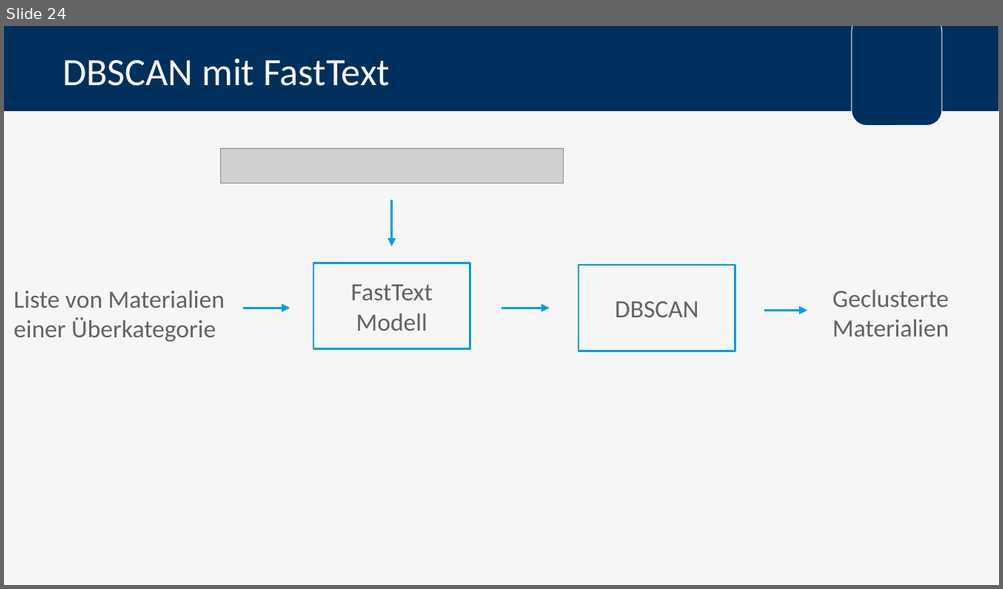
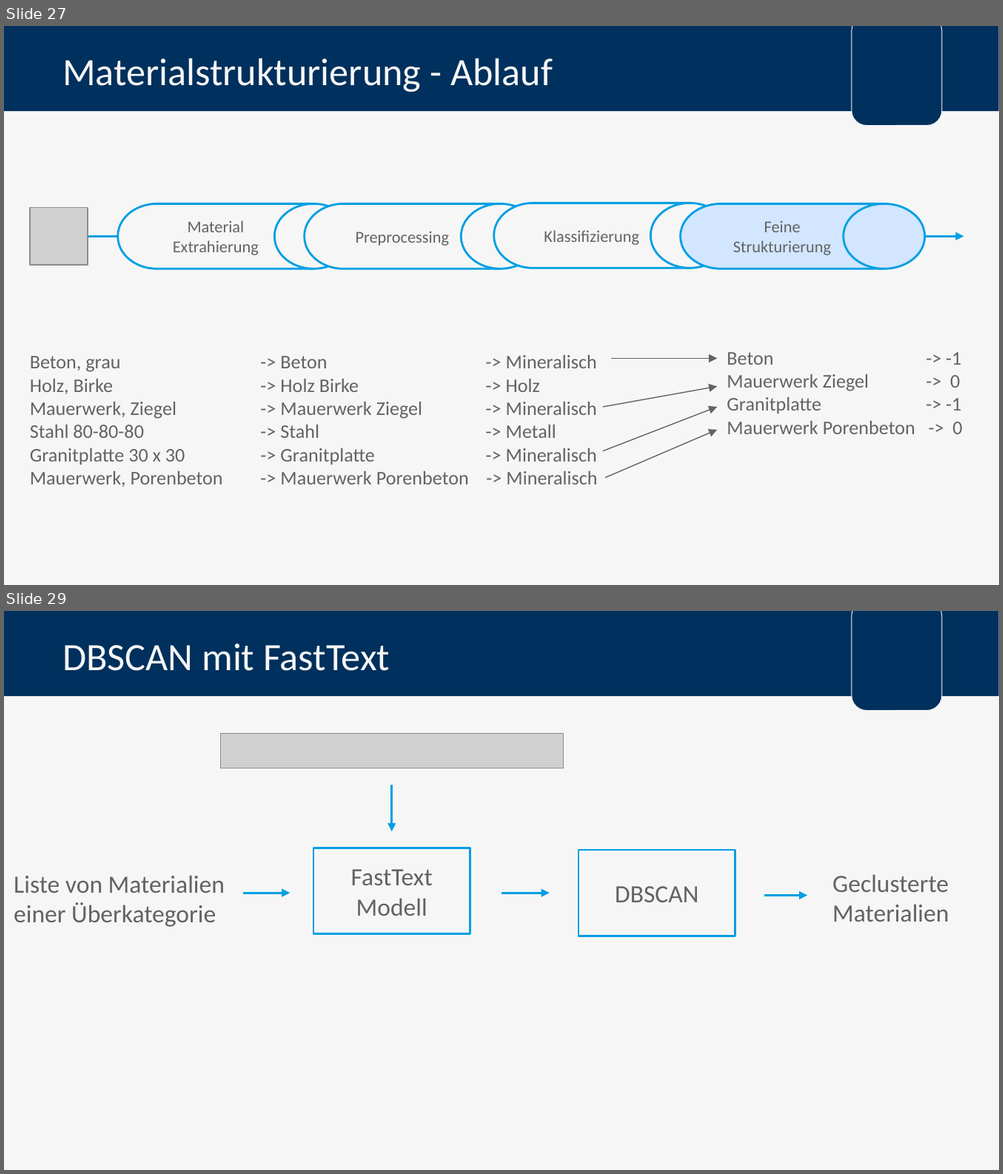
Before and after one commit to FlowBYRN/BaMaterialStandartisation, a slide deck: documents/Verteidigung.pptx. Shown one above the other, each under a label of ours: slide 24 before the commit, slides 27 and 29 after it; the slides between them are not shown. The pictures are 1003x589 and 1003x1174 pixels, drawn with LibreOffice and Linux fonts; fonts in the diff are those of the drawing; grey boxes stand for pictures; background and template pictures are left out. Boxes give left, top, right and bottom in pixels: in the first picture for what was removed or moved away, otherwise in the second. Text is boxed around its words. In the diff, an @@ line names an element or a change of style, - is before the commit and + after.

```diff
--- a/documents/Verteidigung.pptx
+++ b/documents/Verteidigung.pptx
@@ slide 27 added at bbox=[4, 26, 999, 585], background #F6F6F6; not listed: 2 template elements that a slide beside it also shows @@
@@ title added at bbox=[62, 58, 552, 92], 28 pt, text #F6F6F6 @@
+Materialstrukturierung - Ablauf
@@ flow chart magnetic drum added at bbox=[493, 203, 728, 268], fill #F6F6F6, outline #009FE3 1.5 pt, 12 pt, text #646363 @@
+Klassifizierung
@@ picture added at bbox=[30, 208, 88, 266] @@
@@ flow chart magnetic drum added at bbox=[117, 204, 352, 269], fill #F6F6F6, outline #009FE3 1.5 pt, 12 pt, text #646363 @@
+Material Extrahierung
@@ flow chart magnetic drum added at bbox=[304, 204, 539, 269], fill #F6F6F6, outline #009FE3 1.5 pt, 12 pt, text #646363 @@
+Preprocessing
@@ flow chart magnetic drum added at bbox=[680, 204, 925, 269], fill #D2E6FF, outline #009FE3 1.5 pt, 12 pt, text #646363 @@
+Feine Strukturierung
@@ arrow added from (88, 237) to (964, 237), #009FE3 1.5 pt @@
@@ text added at bbox=[30, 356, 223, 487], 14 pt, text #646363 @@
+Beton, grau
+Holz, Birke
+Mauerwerk, Ziegel
+Stahl 80-80-80
+Granitplatte 30 x 30
+Mauerwerk, Porenbeton
@@ text added at bbox=[280, 355, 597, 485], 14 pt, text #646363 @@
+-> Beton -> Mineralisch
+-> Holz Birke -> Holz
+-> Mauerwerk Ziegel -> Mineralisch
+-> Stahl -> Metall
+-> Granitplatte -> Mineralisch
+-> Mauerwerk Porenbeton -> Mineralisch
@@ arrow added from (611, 358) to (717, 358), #646363 0.75 pt @@
@@ text added at bbox=[726, 352, 962, 434], 14 pt, text #646363 @@
+Beton -> -1
+Mauerwerk Ziegel -> 0
+Granitplatte -> -1
+Mauerwerk Porenbeton -> 0
@@ arrow added from (603, 407) to (717, 387), #646363 0.75 pt @@
@@ arrow added from (603, 452) to (717, 407), #646363 0.75 pt @@
@@ arrow added from (605, 477) to (717, 430), #646363 0.75 pt @@
@@ what was slide 24 is now slide 29 @@
```
Also in this commit, not shown: 14 slides changed, 21 other slides added, 14 slides removed, 1 other file.
